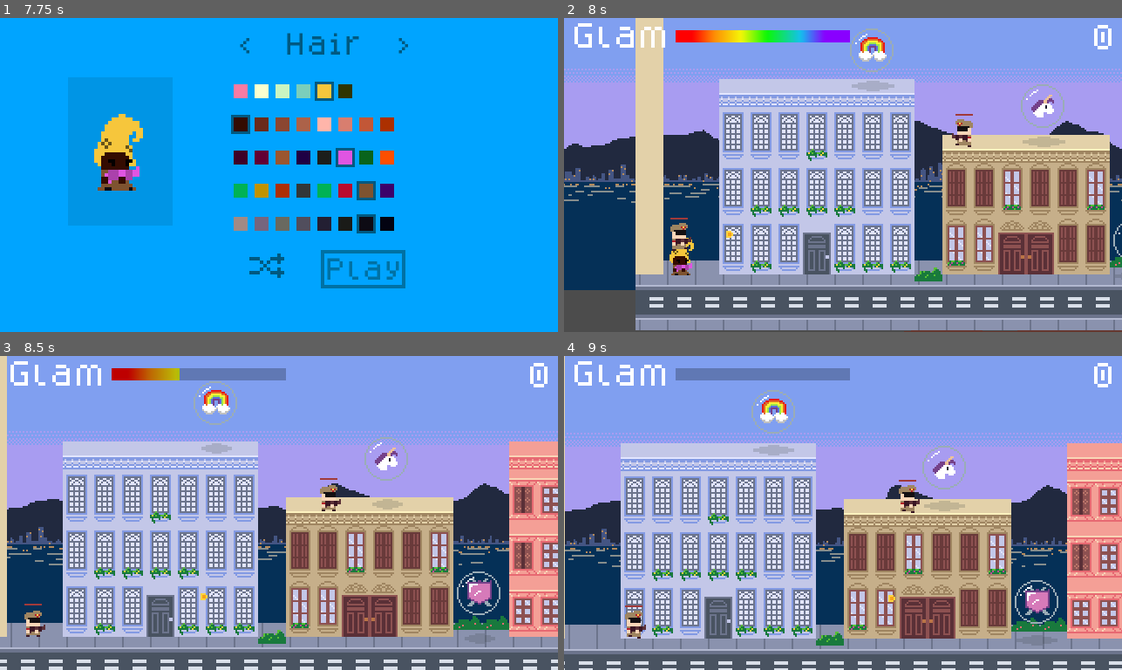
Above: before the commit, frames 1-4 (two rows, left to right).
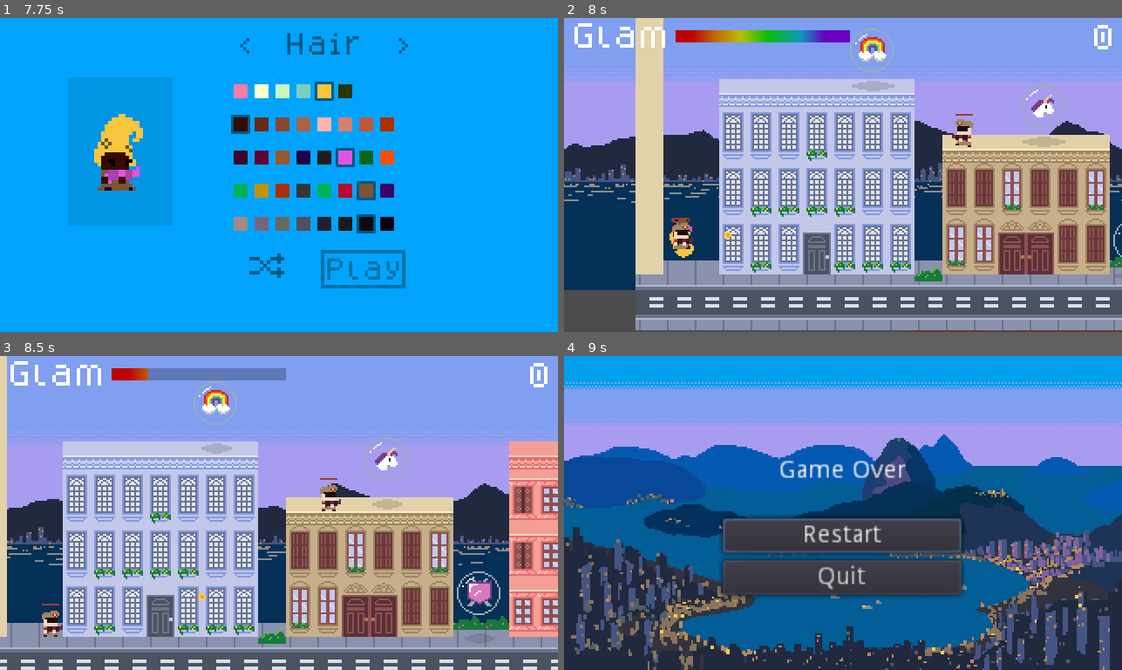
Above: after the commit, the same moments.

Repository: hamiltonromualdo/bring-ur-glam
Game: Godot game, scene res://src/UserInterface/TitleScreen.tscn
Same seed, same stepped clock (60 frames per second), same inputs: the game is played once before the commit and once after it. Sound files missing from this copy of the repository are replaced by a short silence.
Inputs (mouse positions are in pixels of both pictures, inside the frame that each line leads up to):
- Up to frame 1 (7.75 s): tap Enter at 0.5 s; move the mouse to (401, 159) at 0.52 s; hold Right (ui_right) 0.53-2.03 s; tap Space at 1.25 s; move the mouse to (167, 190) at 1.27 s; move the mouse to (334, 105) at 2.02 s; hold Left (ui_left) 2.03-2.78 s; move the mouse to (251, 237) at 2.77 s; hold Right (ui_right) 2.78-4.28 s; move the mouse to (446, 222) at 3.52 s; move the mouse to (111, 127) at 4.27 s; hold Left (ui_left) 4.28-5.03 s; move the mouse to (306, 175) at 5.02 s; hold Right (ui_right) 5.03-5.78 s; move the mouse to (195, 96) at 5.77 s; hold Left (ui_left) 5.78-6.5 s; click "Play" at 6.5 s; click "Play" at 7.25 s
- Up to frame 2 (8 s): no input
- Up to frame 3 (8.5 s): move the mouse to (401, 497) at 8.02 s; hold Left (ui_left) from 8.03 s (still down)
- Up to frame 4 (9 s): move the mouse to (731, 528) at 8.77 s; release Left (ui_left) at 8.78 s; hold Right (ui_right) from 8.78 s (still down)

Frame 1 is identical in both runs. In frame 2, 1.7% of the frame differs, in the area x 18-52%, y 3-82%; in frame 3, 0.7%; in frame 4, 85%, in the area x 0-100%, y 0-100%.

Commit message:
Make enemies fall

Diff:
--- a/bring_ur_glam/src/Actors/Enemy.gd
+++ b/bring_ur_glam/src/Actors/Enemy.gd
@@ -65,18 +65,9 @@
     if HP <= 0:
         return
 
-    if player != null:
-        velocity = position.direction_to(player.global_position) * SPEED
-        velocity.y = 0
-        velocity.normalized()
-        set_direction(velocity.x >= 0)
-    else:
-        velocity.x = SPEED
-        if not DIRECTION:
-            velocity.x *= -1
-
-    if player != null:
-        fire()
+    velocity.x = SPEED
+    if not DIRECTION:
+        velocity.x *= -1
 
     velocity.y += GRAVITY
     if not MOVING_ENEMY:
@@ -89,9 +80,13 @@
 
     velocity = move_and_slide(velocity, FLOOR)
 
-    if is_on_wall() or not $EdgeDetector.is_colliding():
-        if player == null:
-            set_direction(!DIRECTION)
+
+    if player != null:
+        var x = position.direction_to(player.global_position).x
+        set_direction(x >= 0)
+        fire()
+    elif is_on_wall() or not $EdgeDetector.is_colliding():
+        set_direction(!DIRECTION)
 
     if get_slide_count() > 0:
         for i in range(get_slide_count()):
